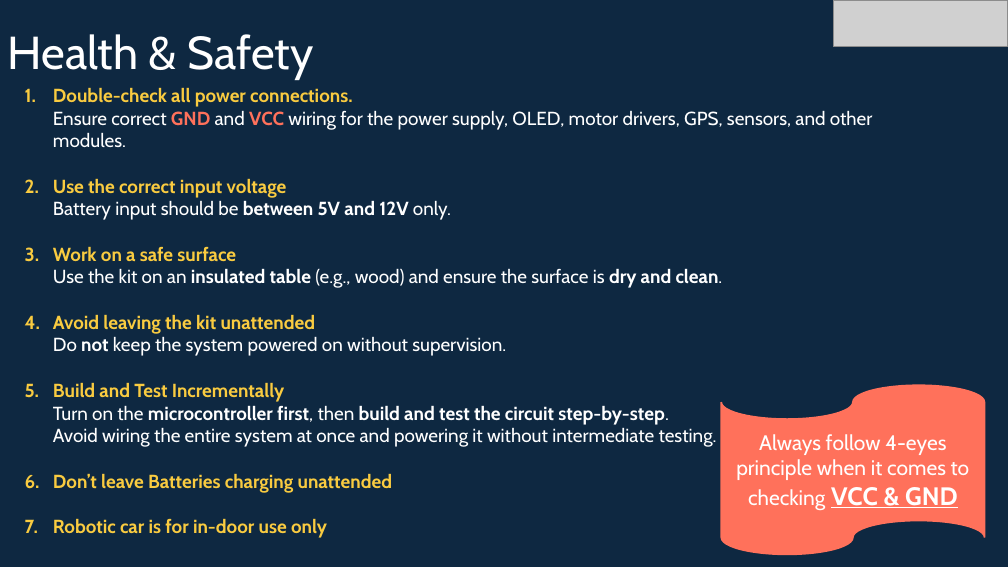
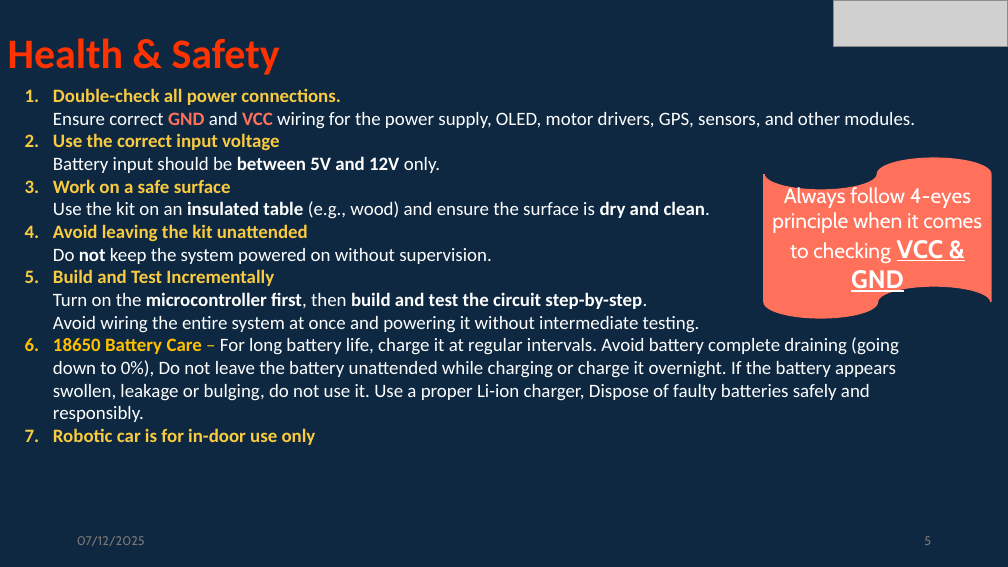
Before and after one commit to info-zas/Training, a slide deck: slide 5 of GPREC/04_Navigational_Robot_Car-1-Sensors/ZASRobotics_Car-1.pptx (slide 7 before the commit). Drawn at 1008x567 pixels with LibreOffice and Linux fonts; fonts in the diff are those of the drawing; grey boxes stand for pictures. Boxes give left, top, right and bottom in pixels: in the first picture for what was removed or moved away, otherwise in the second. Text is boxed around its words. In the diff, an @@ line names an element or a change of style, - is before the commit and + after.

```diff
--- a/GPREC/04_Navigational_Robot_Car-1-Sensors/ZASRobotics_Car-1.pptx
+++ b/GPREC/04_Navigational_Robot_Car-1-Sensors/ZASRobotics_Car-1.pptx
@@ title "Health & Safety" at (8, 38, 280, 75): size 44 to 40 pt, font Cabin to Calibri, text colour #FFFFFF to #FF3300, bold on @@
@@ text at (53, 88, 915, 445): font Cabin to Calibri in "Double-check all power connections. Ensure correct GND ...", "Use the correct input voltage Battery input ...", "Work on a safe surface Use the ...", "Avoid leaving the kit unattended Do not ..." and 2 more places @@
@@ flow chart punched tape "Always follow 4-eyes principle when ...": place and size @@
-flow chart punched tape "Always follow 4-eyes principle when ..." at (721, 386, 985, 555)
+flow chart punched tape "Always follow 4-eyes principle when ..." at (765, 158, 991, 318)
@@ text at (53, 337, 899, 422): text changed; font Cabin to Calibri; text colour #F9CB40 to #FFFFFF; bold off @@
-6. Don’t leave Batteries charging unattended
+6. 18650 Battery Care – For long battery life, charge it at regular intervals. Avoid battery complete draining (going down to 0%), Do not leave the battery unattended while charging or charge it overnight. If the battery appears swollen, leakage or bulging, do not use it. Use a proper Li-ion charger, Dispose of faulty batteries safely and responsibly.
@@ text added at (77, 536, 145, 546), 12 pt, text #797979 @@
+07/12/2025
@@ page number added at (924, 536, 931, 545), 12 pt, text #797979 @@
+5
```
Also in this commit, not shown: 7 other slides changed, 6 slides added, 12 slides removed, 1 other file.
